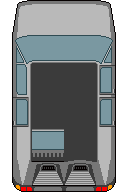
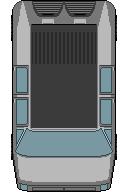
Before/after of a 128×192 layered artwork. What changed in the layer stack:
hid "windshields" over [left=13, top=64, right=64, bottom=160]
added layer "facing S" above "car outline" over [left=12, top=0, right=116, bottom=192]
hid "car outline", painted on it over [left=12, top=0, right=116, bottom=192]
added layer "wheels N" above "wheels S" over [left=11, top=14, right=117, bottom=160]
